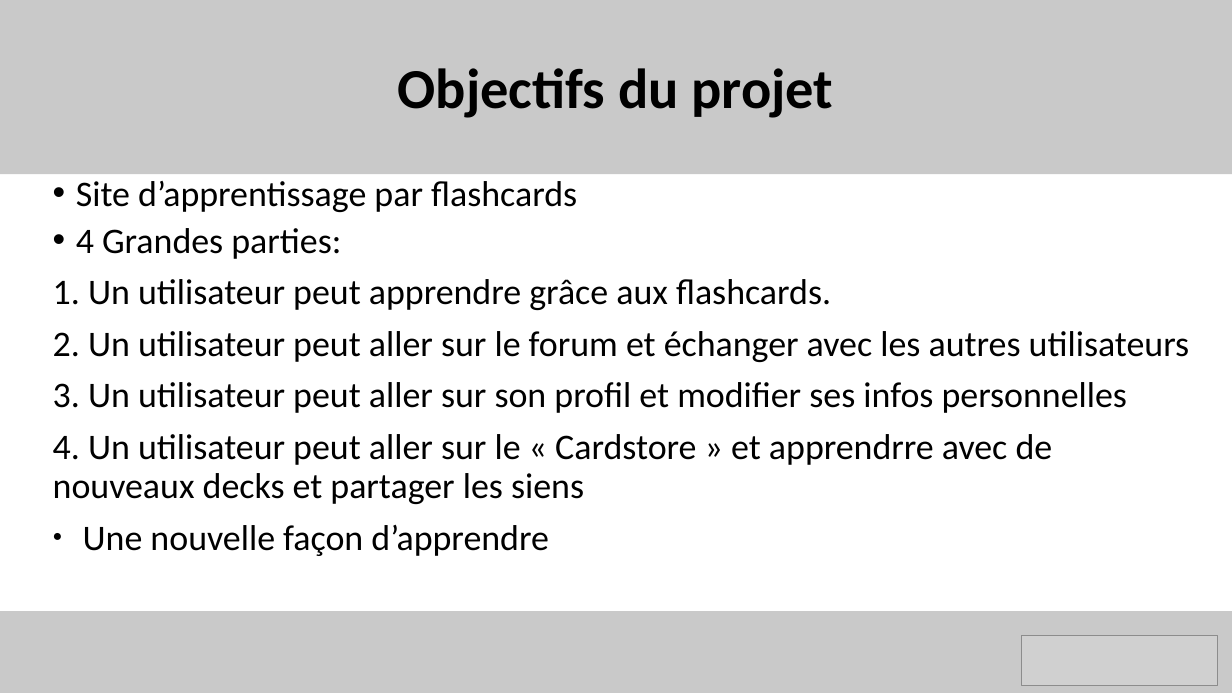
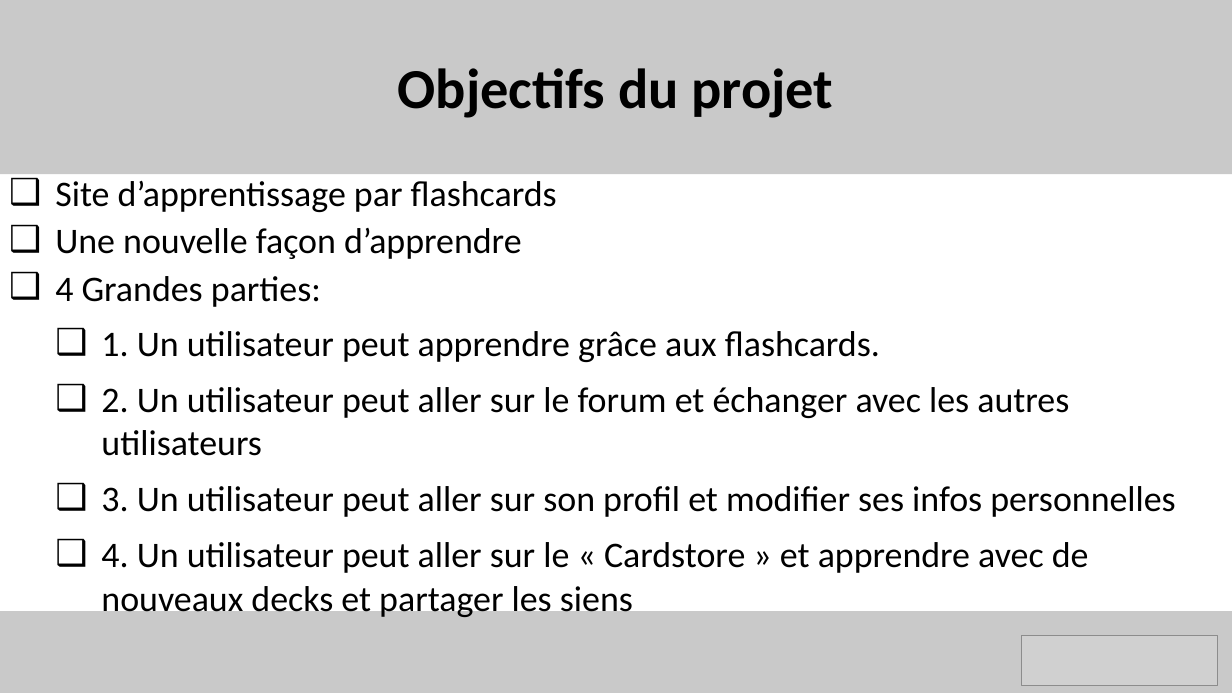
Before and after one commit to benjaminrodriguez/MemoCards, a slide deck: slide 3 of MemoCards_Ite1.pptx. Drawn at 1232x693 pixels with LibreOffice and Linux fonts; fonts in the diff are those of the drawing; grey boxes stand for pictures. Boxes give left, top, right and bottom in pixels: in the first picture for what was removed or moved away, otherwise in the second. Text is boxed around its words. In the diff, an @@ line names an element or a change of style, - is before the commit and + after.

Commit message:
PPT ITE 1

```diff
--- a/MemoCards_Ite1.pptx
+++ b/MemoCards_Ite1.pptx
@@ text at (55,180,1175,517): bullet • to ❑; bullet none to ❑; list level 1 to 2 in "1. Un utilisateur peut apprendre ..."; line spacing 0.9 to 1; list level 1 to 2 in "2. Un utilisateur peut aller ..."; list level 1 to 2 in "3. Un utilisateur peut aller ..." @@
@@ text at (55,228,522,259): paragraph added @@
+❑ Une nouvelle façon d’apprendre
@@ text at (101,542,1089,620): text changed @@
-4. Un utilisateur peut aller sur le « Cardstore » et apprendrre avec de nouveaux decks et partager les siens
-● Une nouvelle façon d’apprendre
+  ❑ 4. Un utilisateur peut aller sur le « Cardstore » et apprendre avec de nouveaux decks et partager les siens
```
Also in this commit, not shown: 7 other slides changed, 1 slide added, 1 slide removed, 3 other files.
